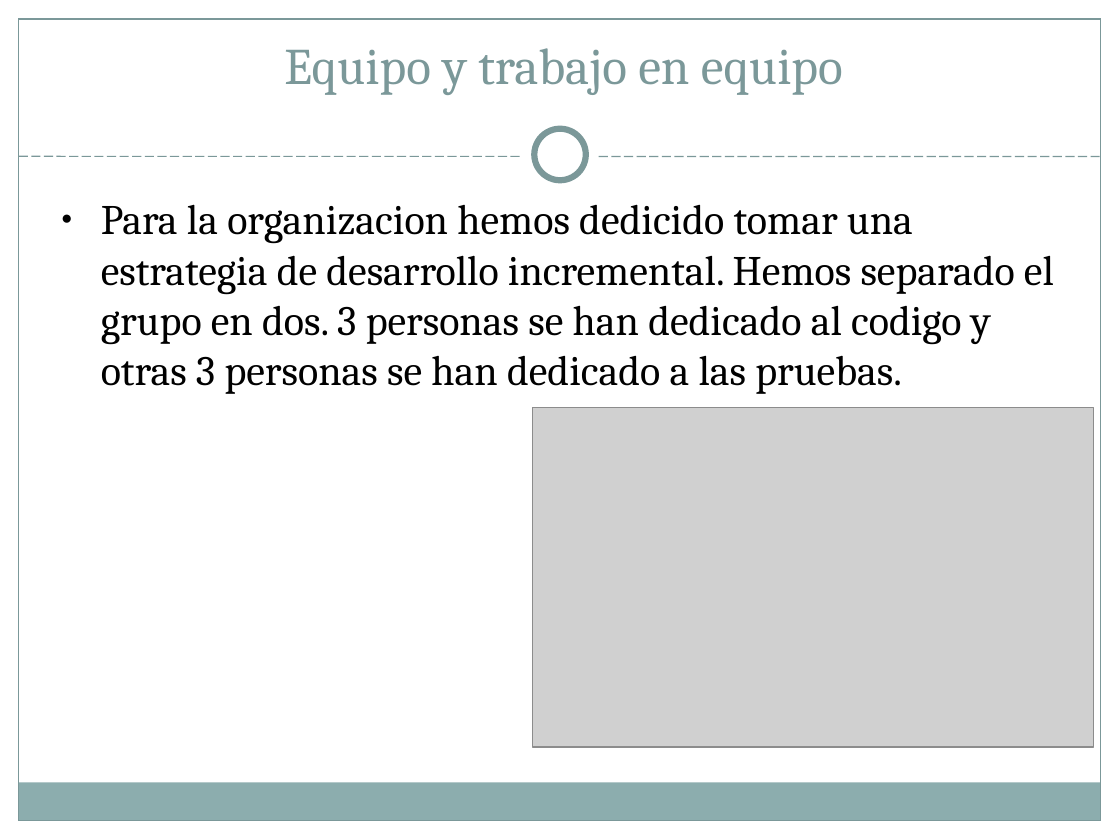
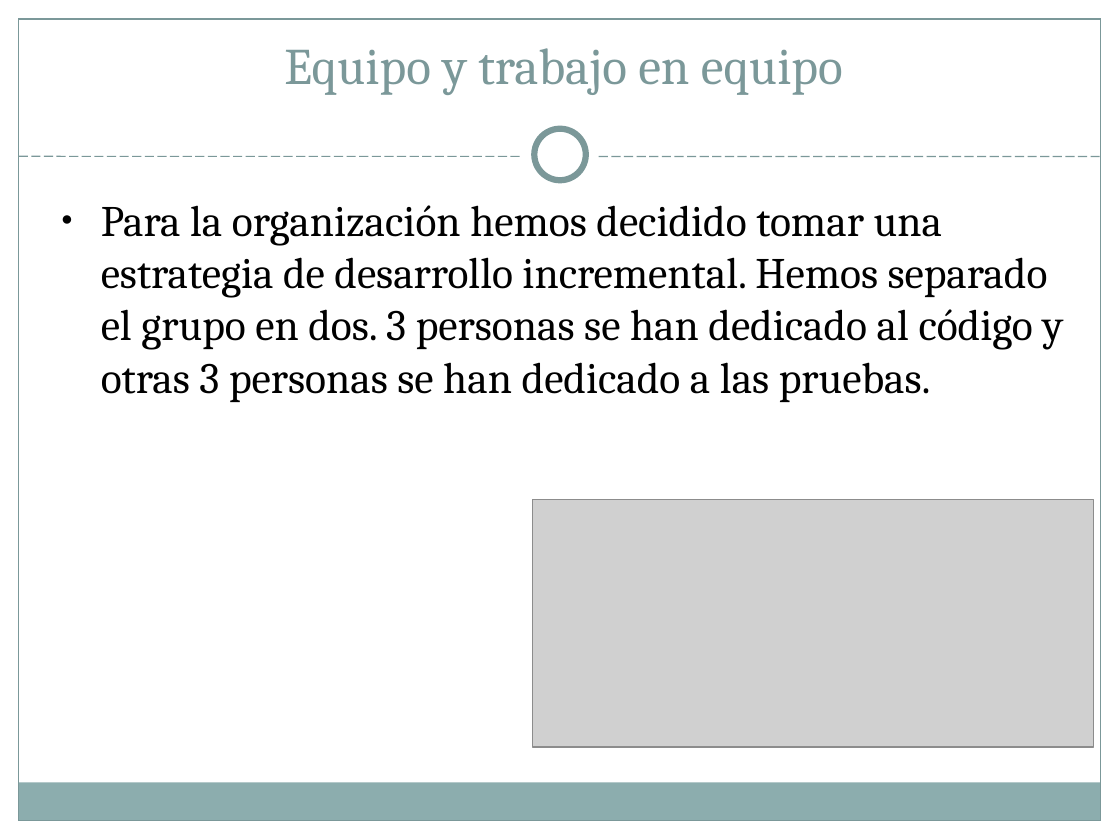
Before and after one commit to ReivajRa/Cooking_Ingenieros, a slide deck: slide 4 of Documentación/Cheap Deal presentacion.ppt (slide 3 before the commit). Drawn at 1120x840 pixels with LibreOffice and Linux fonts; fonts in the diff are those of the drawing; grey boxes stand for pictures. Boxes give left, top, right and bottom in pixels: in the first picture for what was removed or moved away, otherwise in the second. Text is boxed around its words. In the diff, an @@ line names an element or a change of style, - is before the commit and + after.

```diff
--- a/Documentación/Cheap Deal presentacion.ppt
+++ b/Documentación/Cheap Deal presentacion.ppt
@@ subtitle at [101, 205, 1063, 402]: text changed; size 27 to 28 pt @@
-● Para la organizacion hemos dedicido tomar una estrategia de desarrollo incremental. Hemos separado el grupo en dos. 3 personas se han dedicado al codigo y otras 3 personas se han dedicado a las pruebas.
+● Para la organización hemos decidido tomar una estrategia de desarrollo incremental. Hemos separado el grupo en dos. 3 personas se han dedicado al código y otras 3 personas se han dedicado a las pruebas.
@@ picture: place and size @@
-picture at [533, 408, 1094, 747]
+picture at [533, 500, 1094, 747]
```
Also in this commit, not shown: 12 other slides changed, 1 slide added.
